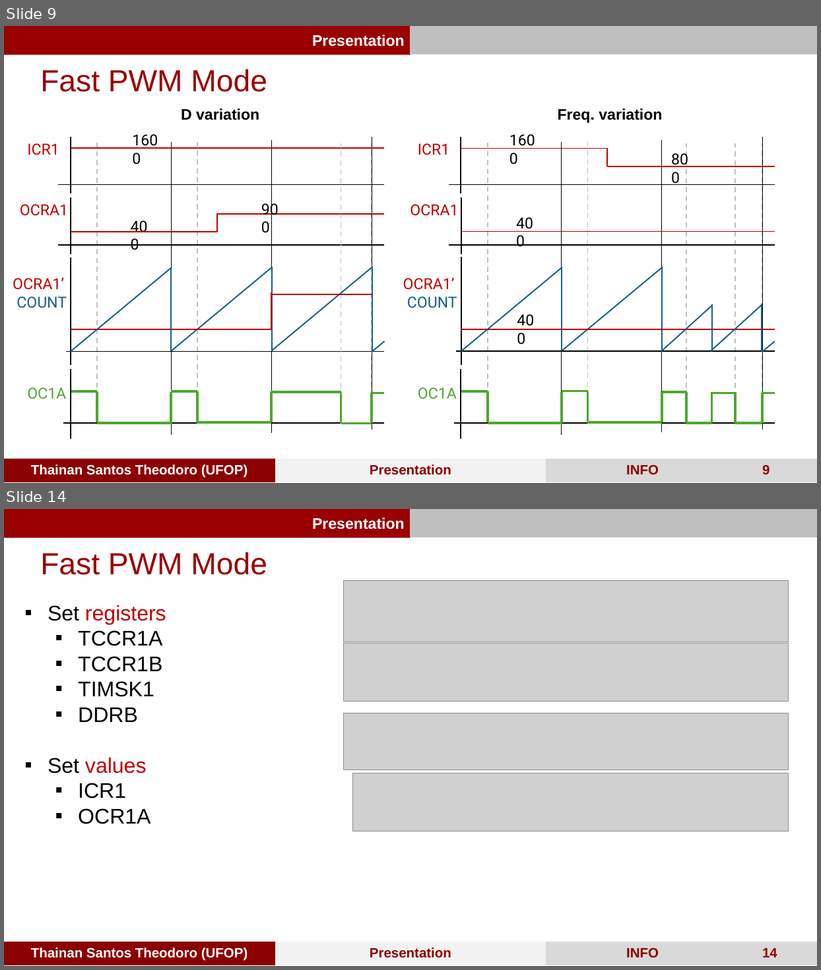
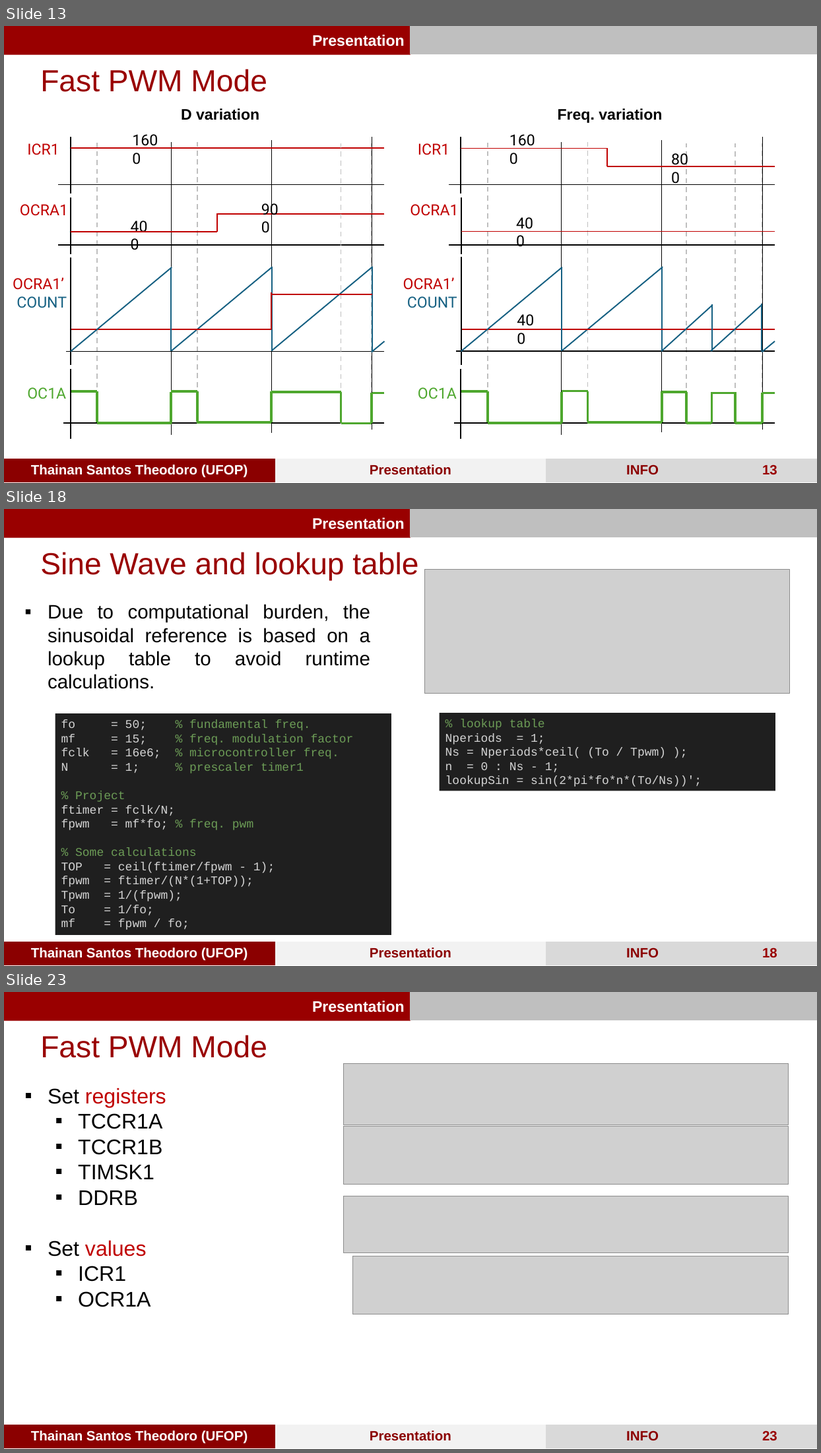
Before and after one commit to ThainanST/sPWM_arduino, a slide deck: Arduino PWM.pptx. Shown one above the other, each under a label of ours: slides 9 and 14 before the commit, slides 13, 18 and 23 after it; the slides between them are not shown. The pictures are 821x970 and 821x1453 pixels, drawn with LibreOffice and Linux fonts; fonts in the diff are those of the drawing; grey boxes stand for pictures. Boxes give left, top, right and bottom in pixels: in the first picture for what was removed or moved away, otherwise in the second. Text is boxed around its words. In the diff, an @@ line names an element or a change of style, - is before the commit and + after.

```diff
--- a/Arduino PWM.pptx
+++ b/Arduino PWM.pptx
@@ slide 18 added at <box>4,509,817,966</box>, background #FFFFFF; not listed: 5 template elements that a slide beside it also shows @@
@@ text added at <box>40,552,418,581</box>, 36 pt, text #990000 @@
+  Sine Wave and lookup table
@@ picture added at <box>425,569,789,694</box> @@
@@ text added at <box>48,604,370,689</box>, 23 pt, text #000000 @@
+▪ Due to computational burden, the sinusoidal reference is based on a lookup table to avoid runtime calculations.
@@ rectangle added at <box>55,714,391,936</box>, fill #1F1F1F, 14 pt, text #D4D4D4 @@
+fo = 50; % fundamental freq.
+mf = 15; % freq. modulation factor
+fclk = 16e6; % microcontroller freq.
+N = 1; % prescaler timer1
+% Project
+ftimer = fclk/N;
+fpwm = mf*fo; % freq. pwm
+% Some calculations
+TOP = ceil(ftimer/fpwm - 1);
+fpwm = ftimer/(N*(1+TOP));
+Tpwm = 1/(fpwm);
+To = 1/fo;
+mf = fpwm / fo;
@@ rectangle added at <box>440,714,776,791</box>, fill #1F1F1F, 14 pt, text #D4D4D4 @@
+% lookup table
+Nperiods = 1;
+Ns = Nperiods*ceil( (To / Tpwm) );
+n = 0 : Ns - 1;
+lookupSin = sin(2*pi*fo*n*(To/Ns))';
@@ what was slide 9 is now slide 13 @@
@@ page number at <box>762,465,778,475</box>: text changed @@
-9
+13
@@ what was slide 14 is now slide 23 @@
@@ page number at <box>762,1431,778,1441</box>: text changed @@
-14
+23
```
Also in this commit, not shown: 15 slides changed, 25 other slides added, 3 slides removed, 50 other files.
